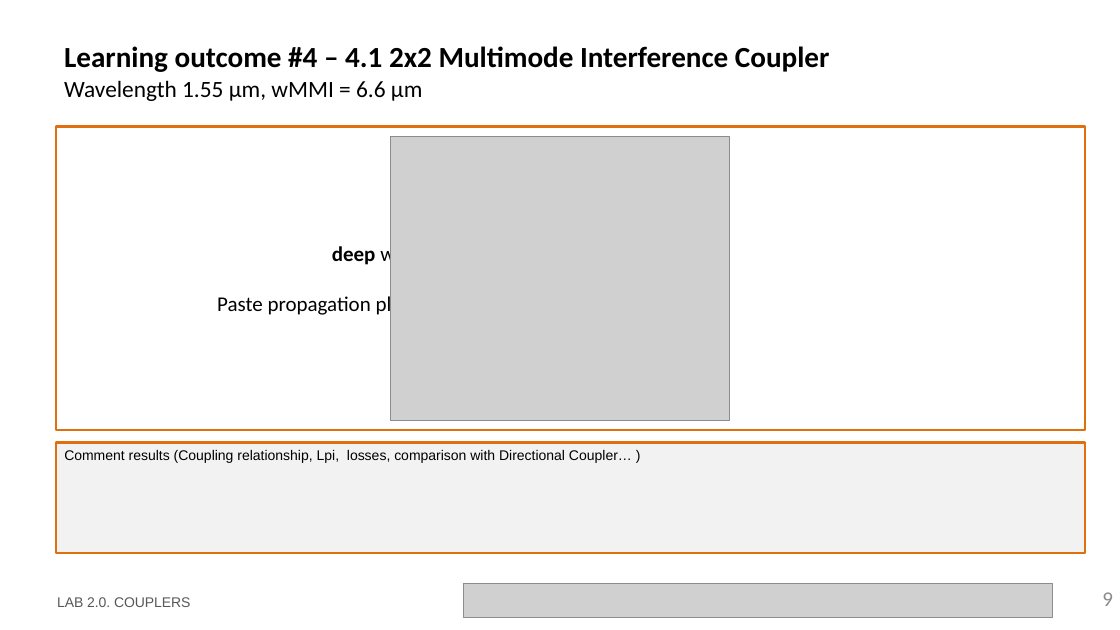
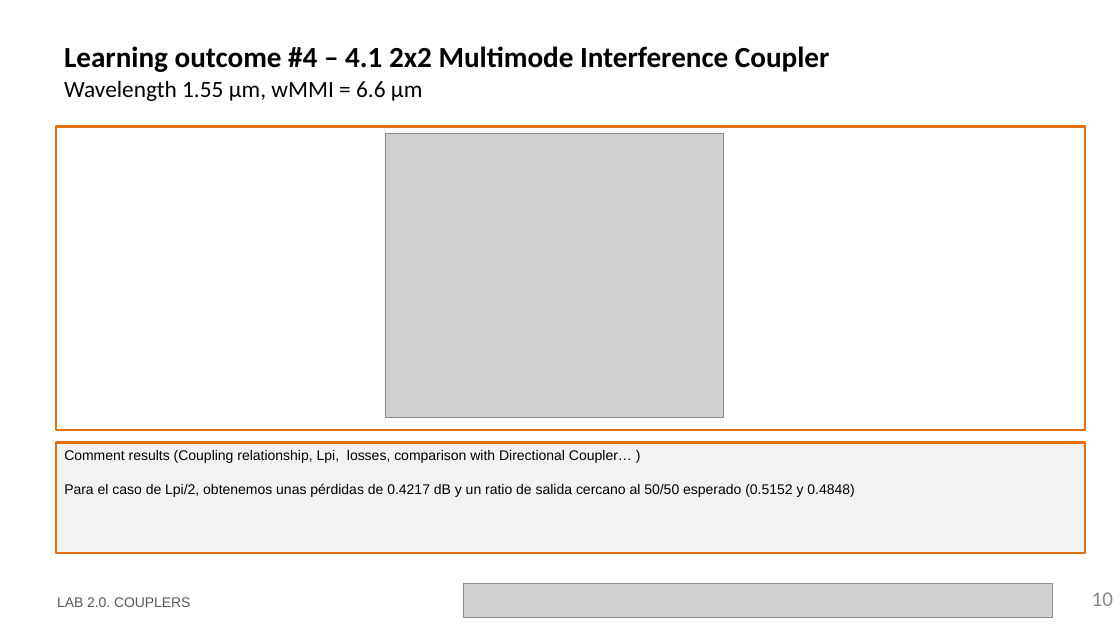
Before and after one commit to davidalcarria/pic-upv-lab2, a slide deck: slide 10 of LabBook_20.pptx (slide 9 before the commit). Drawn at 1120x630 pixels with LibreOffice and Linux fonts; fonts in the diff are those of the drawing; grey boxes stand for pictures; background and template pictures are left out. Boxes give left, top, right and bottom in pixels: in the first picture for what was removed or moved away, otherwise in the second. Text is boxed around its words. In the diff, an @@ line names an element or a change of style, - is before the commit and + after.

```diff
--- a/LabBook_20.pptx
+++ b/LabBook_20.pptx
@@ picture: place and size @@
-picture at (391,136,729,420)
+picture at (385,134,723,418)
@@ text removed at (129,243,471,460) @@
-deep waveguide
-Paste propagation plots and console results
@@ text in rectangle at (64,483,854,497): paragraph added @@
+Para el caso de Lpi/2, obtenemos unas pérdidas de 0.4217 dB y un ratio de salida cercano al 50/50 esperado (0.5152 y 0.4848)
@@ page number at (1092,592,1113,606): text changed @@
-9
+10
```
Also in this commit, not shown: 10 other slides changed, 1 slide added.
